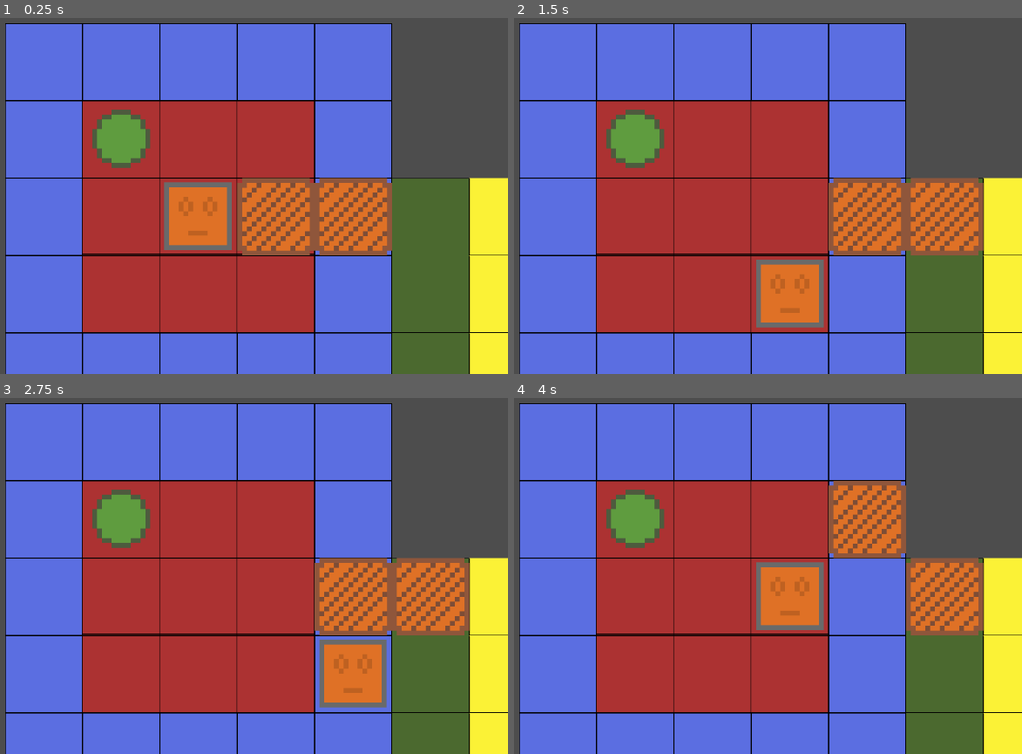
Above: before the commit, frames 1-4 (two rows, left to right).
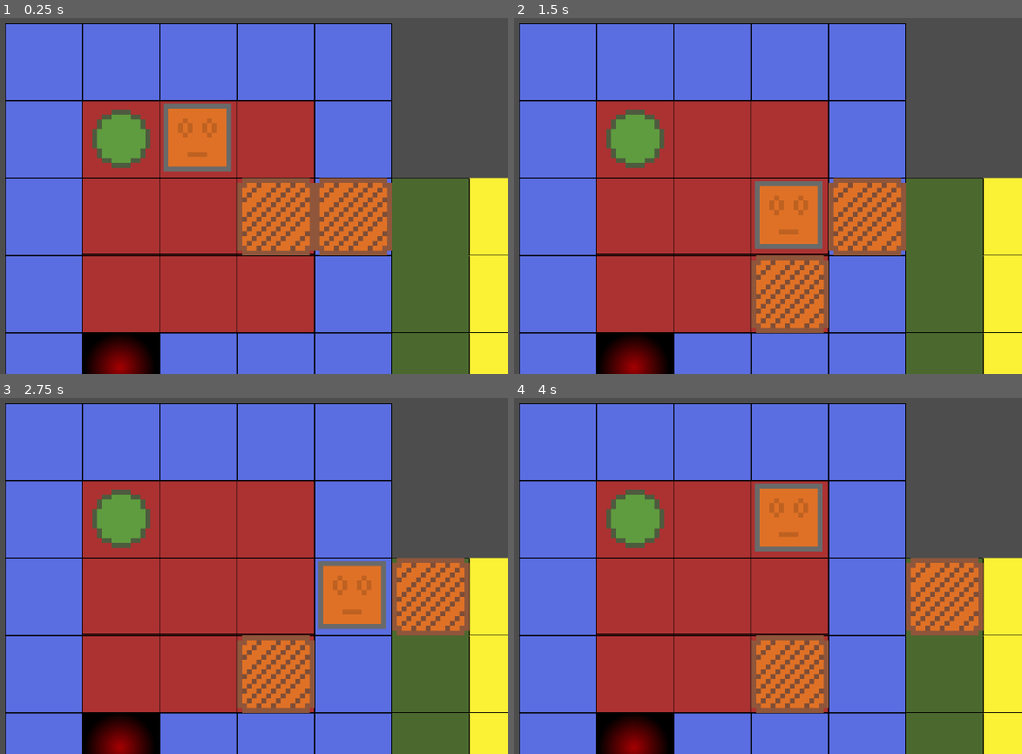
Above: after the commit, the same moments.

Repository: Crizomb/TrucMhajong
Game: Godot game, scene res://scenes/main_clementb.tscn
Two runs of this game, one before a commit and one after it. Both use one fixed random seed, a clock stepped at 60 frames per second and the inputs below. This scene is started directly instead of the project's main scene.
Inputs:
- Up to frame 1 (0.25 s): no input
- Up to frame 2 (1.5 s): tap Enter at 0.5 s; hold D (Right) 0.53-1.28 s; tap K (MaSuperActionDeTest) at 0.6 s; tap Space at 1.25 s; hold S (Down) from 1.28 s (still down); tap Shift (ToggleCrouch) at 1.35 s
- Up to frame 3 (2.75 s): tap Enter at 2 s; release S (Down) at 2.03 s; hold D (Right) from 2.03 s (still down); tap K (MaSuperActionDeTest) at 2.1 s
- Up to frame 4 (4 s): tap Space at 2.75 s; release D (Right) at 2.78 s; hold W (Up) 2.78-3.53 s; tap Shift (ToggleCrouch) at 2.85 s; tap Enter at 3.5 s; hold A (Left) from 3.53 s (still down); tap K (MaSuperActionDeTest) at 3.6 s

The runs differ from the first frame. In frame 1, 6.8% of the frame differs, in the area x 16-46%, y 24-100%; in frame 2, 9.8%; in frame 3, 9.8%; in frame 4, 13%, in the area x 16-78%, y 23-100%.
Error before the commit: Invalid assignment of property or key 'pitch_scale' with value of type 'float' on a base object of type 'null instance'. (res://entities/player/player.gd:67)

Commit message:
crepiere

Diff:
--- /dev/null
+++ b/entities/crepiere/crepiere.gd
@@ -0,0 +1,35 @@
+extends Node2D
+class_name Crepiere
+
+var _is_activated := true
+# Called when the node enters the scene tree for the first time.
+@onready var crepe_off: TextureRect = $CrepeOff
+@onready var crepe_on: TextureRect = $CrepeOn
+
+func activate():
+	crepe_off.visible = false
+	crepe_on.visible = true
+	_is_activated = true
+
+func deactivate():
+	crepe_off.visible = true
+	crepe_on.visible = false
+	_is_activated = false
+
+func _ready() -> void:
+	pass # Replace with function body.
+
+
+# Called every frame. 'delta' is the elapsed time since the previous frame.
+func _process(delta: float) -> void:
+	pass
+
+func _on_area_entered(area: Area2D) -> void:
+	if area is Player and _is_activated:
+		print("Crepiere activé + joueur dessus")
+		Global.change_level.emit()
+
+
+
+func _on_area_exited(area: Area2D) -> void:
+	pass # Replace with function body.
--- /dev/null
+++ b/entities/crepiere/crepiere.tscn
@@ -0,0 +1,42 @@
+[gd_scene format=3 uid="uid://cigdu36w2nwwv"]
+
+[ext_resource type="Script" uid="uid://dqylixwu81fxk" path="res://entities/crepiere/crepiere.gd" id="1_erkw8"]
+
+[sub_resource type="Gradient" id="Gradient_x7t00"]
+offsets = PackedFloat32Array(0, 0.67416686)
+colors = PackedColorArray(0.6444288, 0, 0.00899968, 1, 0, 0, 0, 1)
+
+[sub_resource type="GradientTexture2D" id="GradientTexture2D_k228g"]
+gradient = SubResource("Gradient_x7t00")
+width = 256
+height = 256
+fill = 1
+fill_from = Vector2(0.48699585, 0.45683092)
+
+[sub_resource type="RectangleShape2D" id="RectangleShape2D_erkw8"]
+size = Vector2(236, 232)
+
+[node name="Crepiere" type="Area2D" unique_id=949437595]
+script = ExtResource("1_erkw8")
+
+[node name="CrepeOff" type="TextureRect" parent="." unique_id=492153543]
+visible = false
+offset_left = -125.0
+offset_top = -117.0
+offset_right = 131.0
+offset_bottom = 139.0
+texture = SubResource("GradientTexture2D_k228g")
+
+[node name="CrepeOn" type="TextureRect" parent="." unique_id=11875234]
+offset_left = -125.0
+offset_top = -117.0
+offset_right = 131.0
+offset_bottom = 139.0
+texture = SubResource("GradientTexture2D_k228g")
+
+[node name="CollisionShape2D" type="CollisionShape2D" parent="." unique_id=1074507585]
+position = Vector2(3, 7)
+shape = SubResource("RectangleShape2D_erkw8")
+
+[connection signal="area_entered" from="." to="." method="_on_area_entered"]
+[connection signal="area_exited" from="." to="." method="_on_area_exited"]
--- a/entities/player/player.gd
+++ b/entities/player/player.gd
@@ -1,4 +1,6 @@
 extends Area2D
+class_name Player
+
 @onready var ray_cast_down: RayCast2D = $RayCastDown
 @onready var ray_cast_up: RayCast2D = $RayCastUp
 @onready var ray_cast_right: RayCast2D = $RayCastRight
--- a/scenes/main_clementb.tscn
+++ b/scenes/main_clementb.tscn
@@ -7,6 +7,8 @@
 [ext_resource type="PackedScene" uid="uid://bbbkrl5xihend" path="res://entities/player/player.tscn" id="4_tpm4h"]
 [ext_resource type="PackedScene" uid="uid://dek227s5ifvkm" path="res://entities/button/button.tscn" id="6_5p1j8"]
 [ext_resource type="PackedScene" uid="uid://b783sv00gae3u" path="res://entities/box/box.tscn" id="7_h11tu"]
+[ext_resource type="AudioStream" uid="uid://7nv4kg6q7csg" path="res://sound_music/sfx/sfx_movement.mp3" id="8_jady6"]
+[ext_resource type="PackedScene" uid="uid://cigdu36w2nwwv" path="res://entities/crepiere/crepiere.tscn" id="9_38th7"]
 
 [sub_resource type="TileSetAtlasSource" id="TileSetAtlasSource_sx2h1"]
 texture = ExtResource("3_sx2h1")
@@ -46,9 +48,6 @@
 [node name="Camera2D" type="Camera2D" parent="." unique_id=1171450978]
 zoom = Vector2(0.5, 0.5)
 
-[node name="Player" parent="." unique_id=1448075389 instance=ExtResource("4_tpm4h")]
-position = Vector2(127, 126)
-
 [node name="Button" parent="." unique_id=454183045 instance=ExtResource("6_5p1j8")]
 position = Vector2(-128, -129)
 
@@ -57,3 +56,14 @@
 
 [node name="Box2" parent="." unique_id=754094967 instance=ExtResource("7_h11tu")]
 position = Vector2(640, 128)
+
+[node name="Player" parent="." unique_id=1962365068 instance=ExtResource("4_tpm4h")]
+position = Vector2(125, -133)
+
+[node name="sfx_movement" type="AudioStreamPlayer2D" parent="Player" unique_id=700157877]
+position = Vector2(72, 40)
+stream = ExtResource("8_jady6")
+pitch_scale = 2.5
+
+[node name="Crepiere" parent="." unique_id=949437595 instance=ExtResource("9_38th7")]
+position = Vector2(-132, 627)
--- /dev/null
+++ b/scenes/mini_test.tscn
@@ -0,0 +1,26 @@
+[gd_scene format=3 uid="uid://cyih6hxfykwxr"]
+
+[sub_resource type="NoiseTexture2D" id="NoiseTexture2D_k228g"]
+
+[node name="MiniTest" type="Control" unique_id=9509145]
+layout_mode = 3
+anchors_preset = 15
+anchor_right = 1.0
+anchor_bottom = 1.0
+grow_horizontal = 2
+grow_vertical = 2
+
+[node name="Button" type="Button" parent="." unique_id=1698179004]
+layout_mode = 0
+offset_right = 8.0
+offset_bottom = 8.0
+text = "BLABABLABLA"
+
+[node name="TextureRect" type="TextureRect" parent="Button" unique_id=585023532]
+layout_mode = 0
+offset_left = 84.0
+offset_top = 3.0
+offset_right = 109.0
+offset_bottom = 24.0
+texture = SubResource("NoiseTexture2D_k228g")
+expand_mode = 1
Not shown, added: entities/crepiere/crepiere.gd.uid
